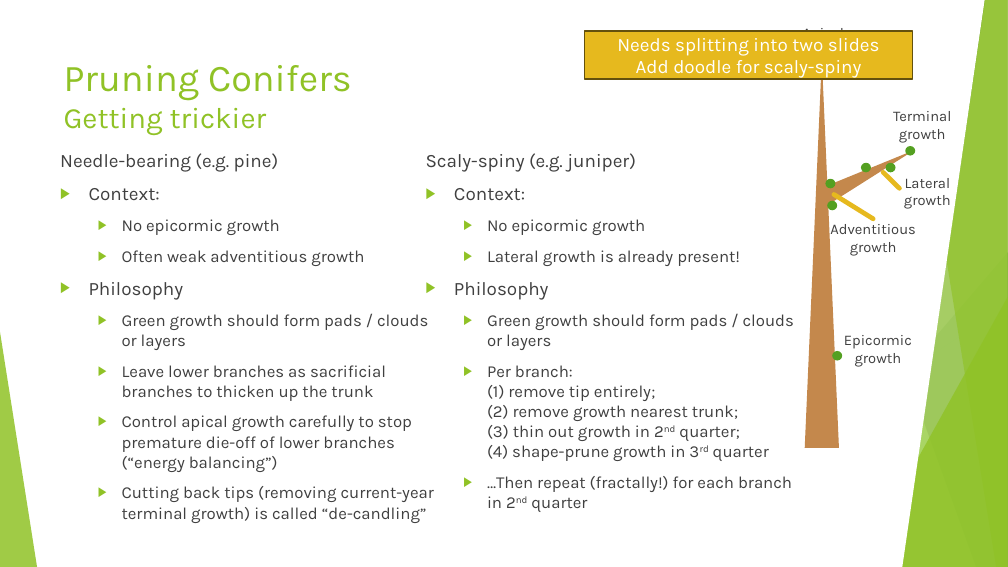
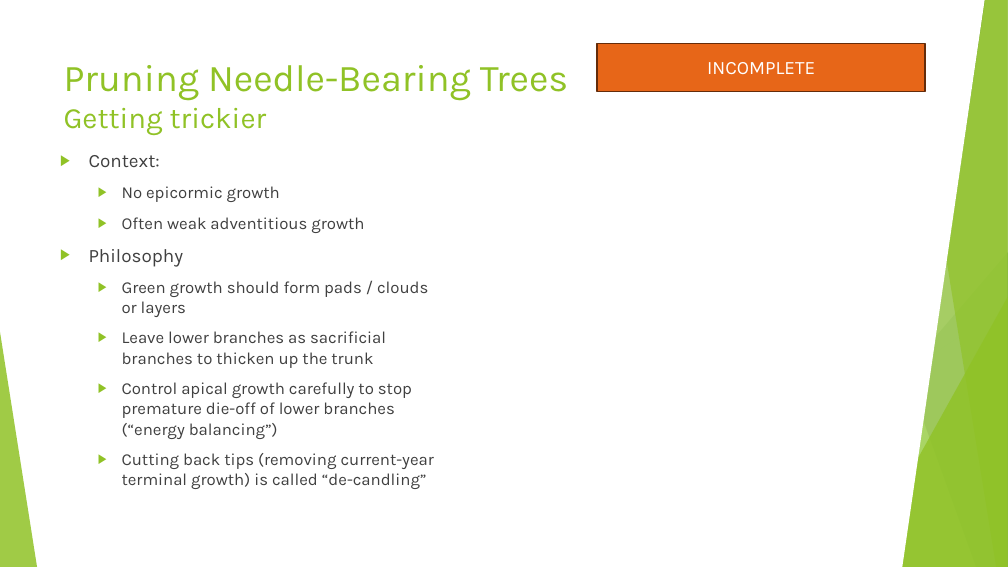
Before and after one commit to AlexLabram/Bonsai, a slide deck: slide 24 of Courseware/Bonsai On A Budget (running).pptx (slide 22 before the commit). Drawn at 1008x567 pixels with LibreOffice and Linux fonts; fonts in the diff are those of the drawing. Boxes give left, top, right and bottom in pixels: in the first picture for what was removed or moved away, otherwise in the second. Text is boxed around its words. In the diff, an @@ line names an element or a change of style, - is before the commit and + after.

Commit message:
Added "types of foliage" slide w. placeholder pics Split out "pruning needle-bearing" and "pruning spiky/scaly" slides Added stub "structural pruning" slide Started diagram for spiky/scaly but not yet finished

```diff
--- a/Courseware/Bonsai On A Budget (running).pptx
+++ b/Courseware/Bonsai On A Budget (running).pptx
@@ text removed at [800, 25, 847, 52] @@
-Apical growth
@@ rectangle removed at [585, 31, 913, 79] @@
-Needs splitting into two slides
-Add doodle for scaly-spiny
@@ rectangle added at [597, 43, 926, 91], fill #E76618, outline #652D0B 1.5 pt, 18 pt, text #FFFFFF @@
+INCOMPLETE
@@ title at [64, 65, 568, 135]: text changed @@
-Pruning Conifers
-Getting trickier
+Pruning Needle-Bearing Trees
+Getting trickier
@@ text removed at [893, 111, 951, 143] @@
-Terminal growth
@@ text at [60, 153, 278, 172]: paragraph removed @@
-Needle-bearing (e.g. pine)
@@ text removed at [426, 153, 792, 512] @@
-Scaly-spiny (e.g. juniper)
-▶ Context:
-  ▶ No epicormic growth
-  ▶ Lateral growth is already present!
-▶ Philosophy
-  ▶ Green growth should form pads / clouds or layers
-  ▶ Per branch:
-    (1) remove tip entirely;
-    (2) remove growth nearest trunk;
-    (3) thin out growth in 2nd quarter;
-    (4) shape-prune growth in 3rd quarter
-  ▶ …Then repeat (fractally!) for each branch in 2nd quarter
@@ group removed at [805, 59, 920, 448]: 6 ellipses, 2 triangles @@
@@ line removed from (900, 188) to (883, 172) @@
@@ text removed at [904, 178, 951, 209] @@
-Lateral growth
@@ line removed from (873, 219) to (834, 194) @@
@@ text removed at [830, 224, 916, 256] @@
-Adventitious growth
@@ text removed at [844, 335, 912, 367] @@
-Epicormic growth
```
Also in this commit, not shown: 6 other slides changed, 3 slides added, 3 other files.
